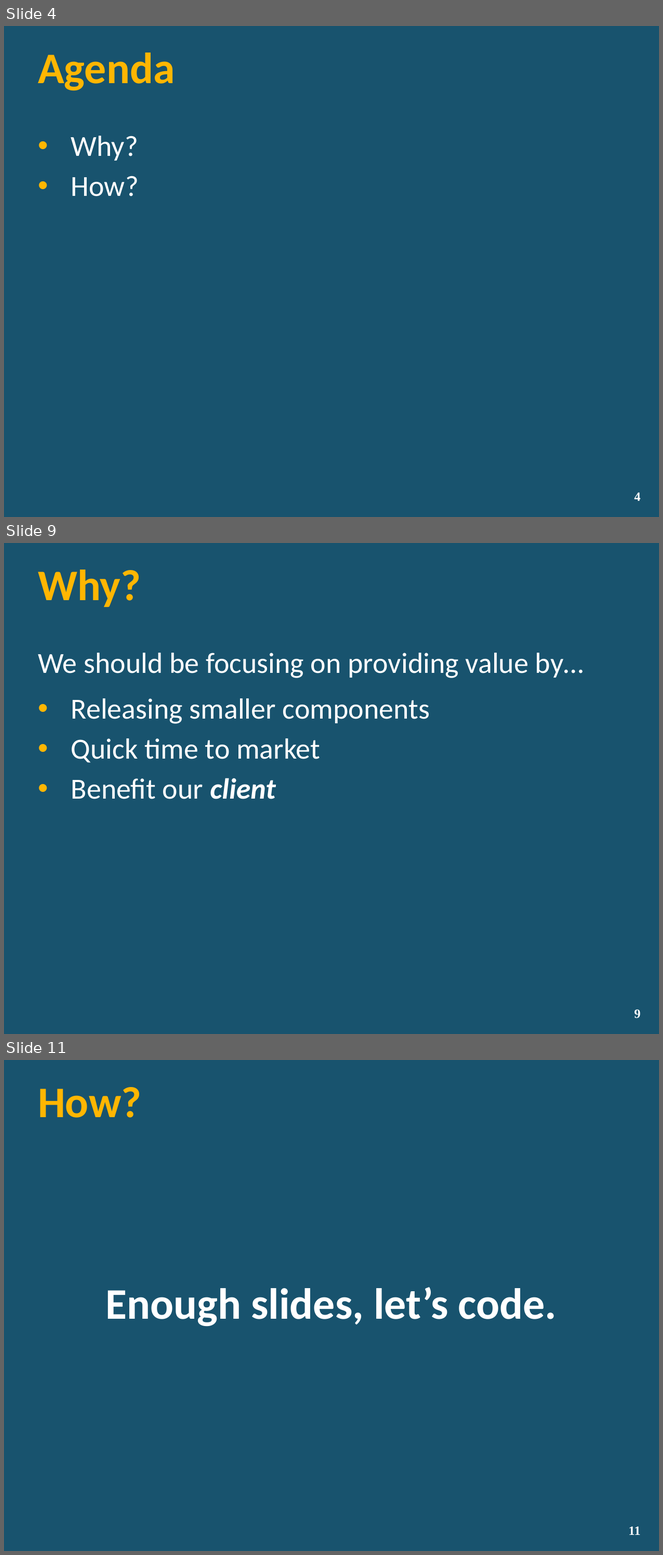
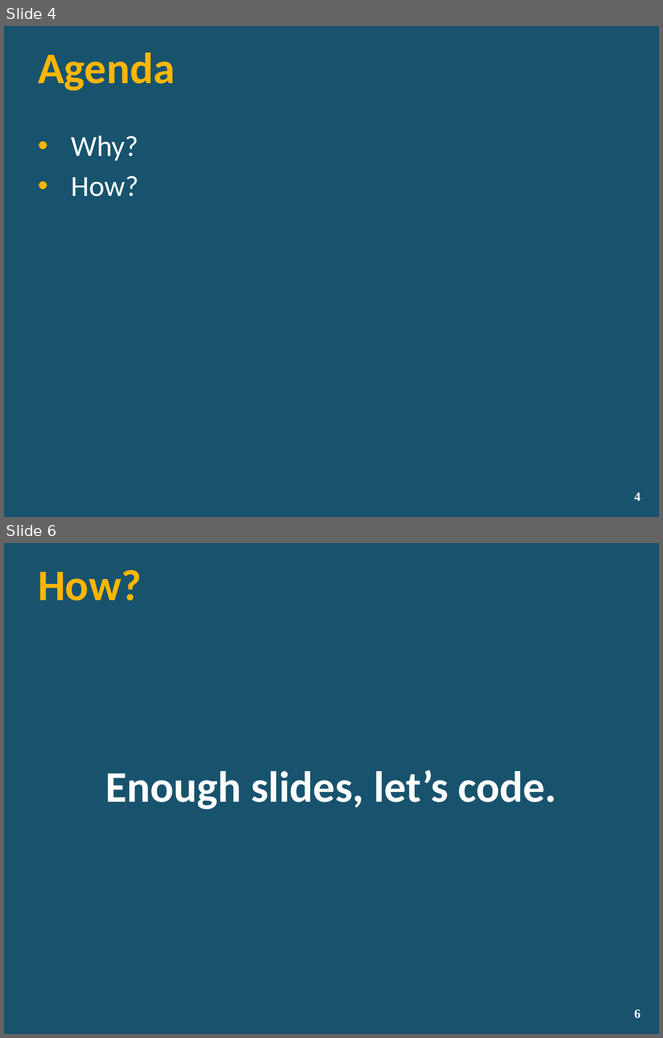
Before and after one commit to lozanotek/RefreshWithNuGet, a slide deck: slides/RefreshWithNuGet.pptx. Shown one above the other, each under a label of ours: slides 4, 9 and 11 before the commit, slides 4 and 6 after it; the slides between them are not shown. The pictures are 663x1555 and 663x1038 pixels, drawn with LibreOffice and Linux fonts; fonts in the diff are those of the drawing; background and template pictures are left out. Boxes give left, top, right and bottom in pixels: in the first picture for what was removed or moved away, otherwise in the second. Text is boxed around its words. In the diff, an @@ line names an element or a change of style, - is before the commit and + after.

```diff
--- a/slides/RefreshWithNuGet.pptx
+++ b/slides/RefreshWithNuGet.pptx
@@ slide 9 removed at [4,543,659,1034], background picture (left out) @@
@@ title removed at [38,570,141,607] @@
-Why?
@@ text removed at [38,653,584,678] @@
-We should be focusing on providing value by…
@@ text removed at [71,698,430,799] @@
-• Releasing smaller components
-• Quick time to market
-• Benefit our client
@@ page number removed at [634,1009,640,1019] @@
-9
@@ what was slide 11 is now slide 6 @@
@@ page number at [634,1009,640,1019]: text changed @@
-11
+6
```
Also in this commit, not shown: 1 slide changed, 4 other slides removed.
